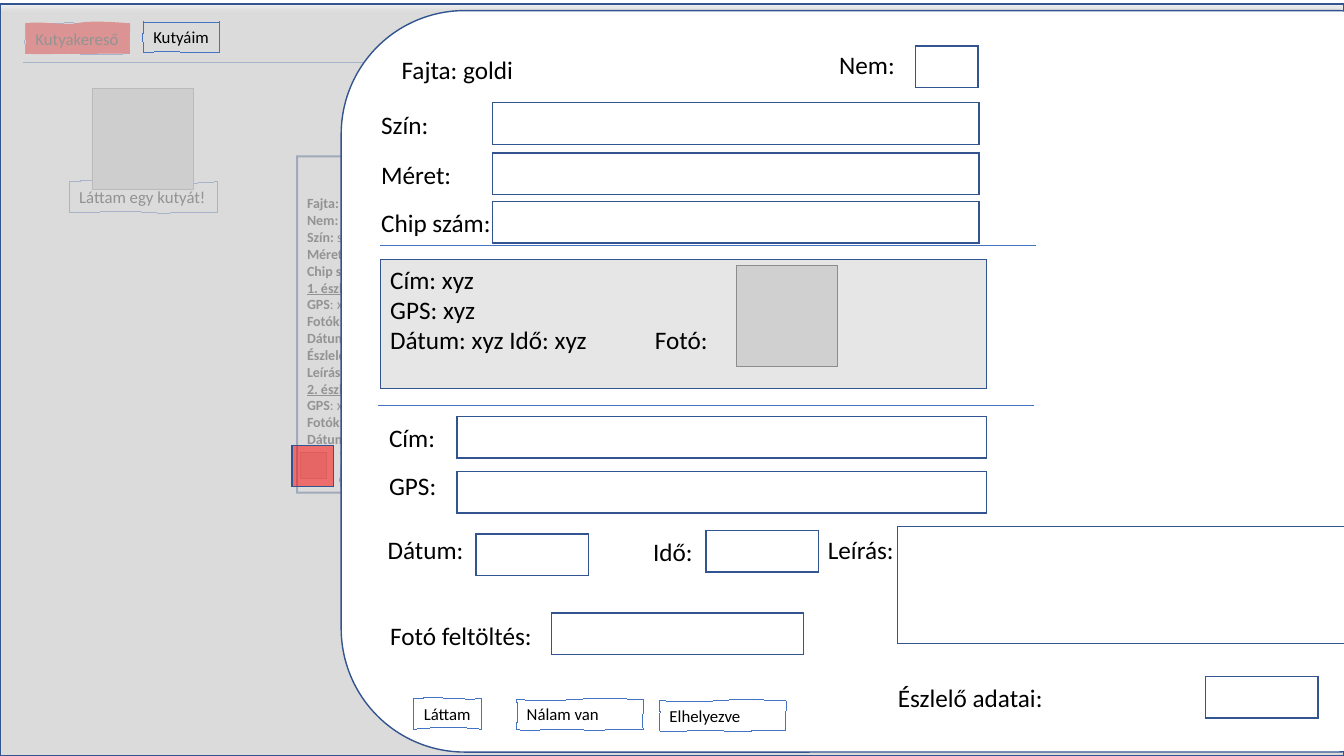
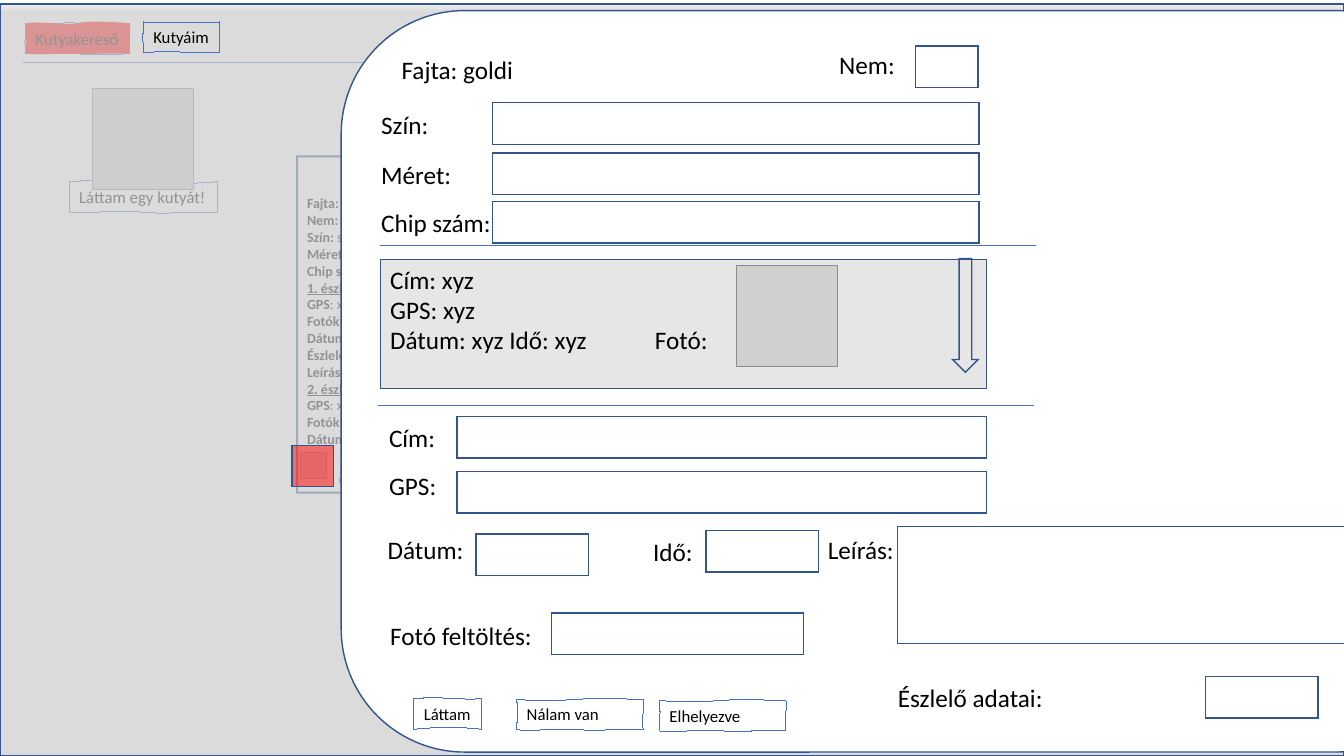
Before and after one commit to krizmak/petbook, a slide deck: slide 6 of doc/gui.pptx. Drawn at 1344x756 pixels with LibreOffice and Linux fonts; fonts in the diff are those of the drawing; grey boxes stand for pictures. Boxes give left, top, right and bottom in pixels: in the first picture for what was removed or moved away, otherwise in the second. Text is boxed around its words. In the diff, an @@ line names an element or a change of style, - is before the commit and + after.

```diff
--- a/doc/gui.pptx
+++ b/doc/gui.pptx
@@ down arrow added at [953, 259, 978, 373], outline #325491 1 pt @@
```
Also in this commit, not shown: 5 other slides changed, 6 slides added.
